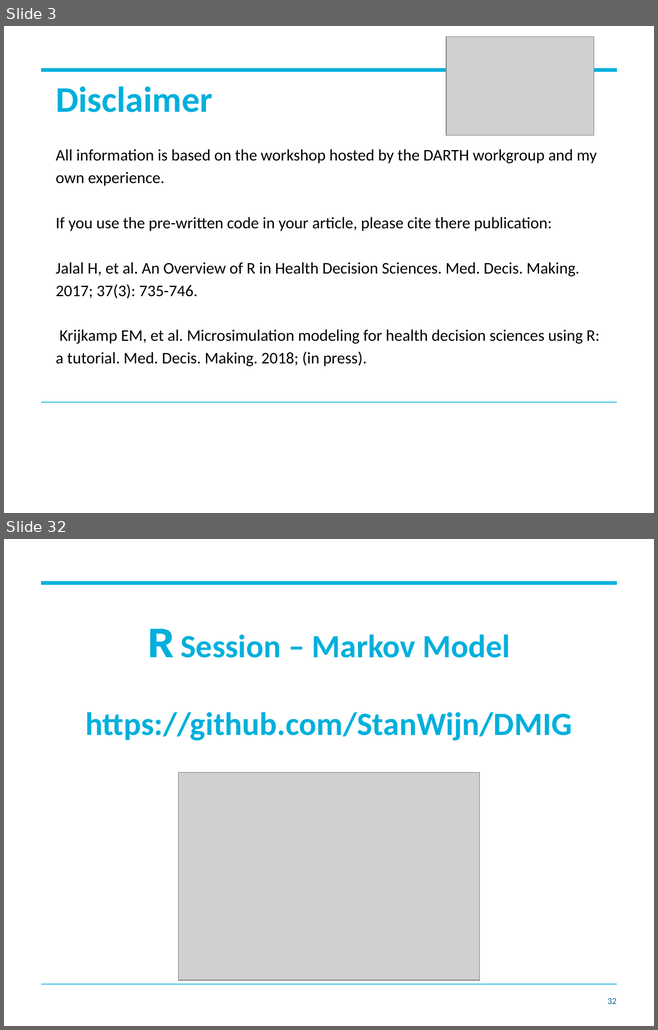
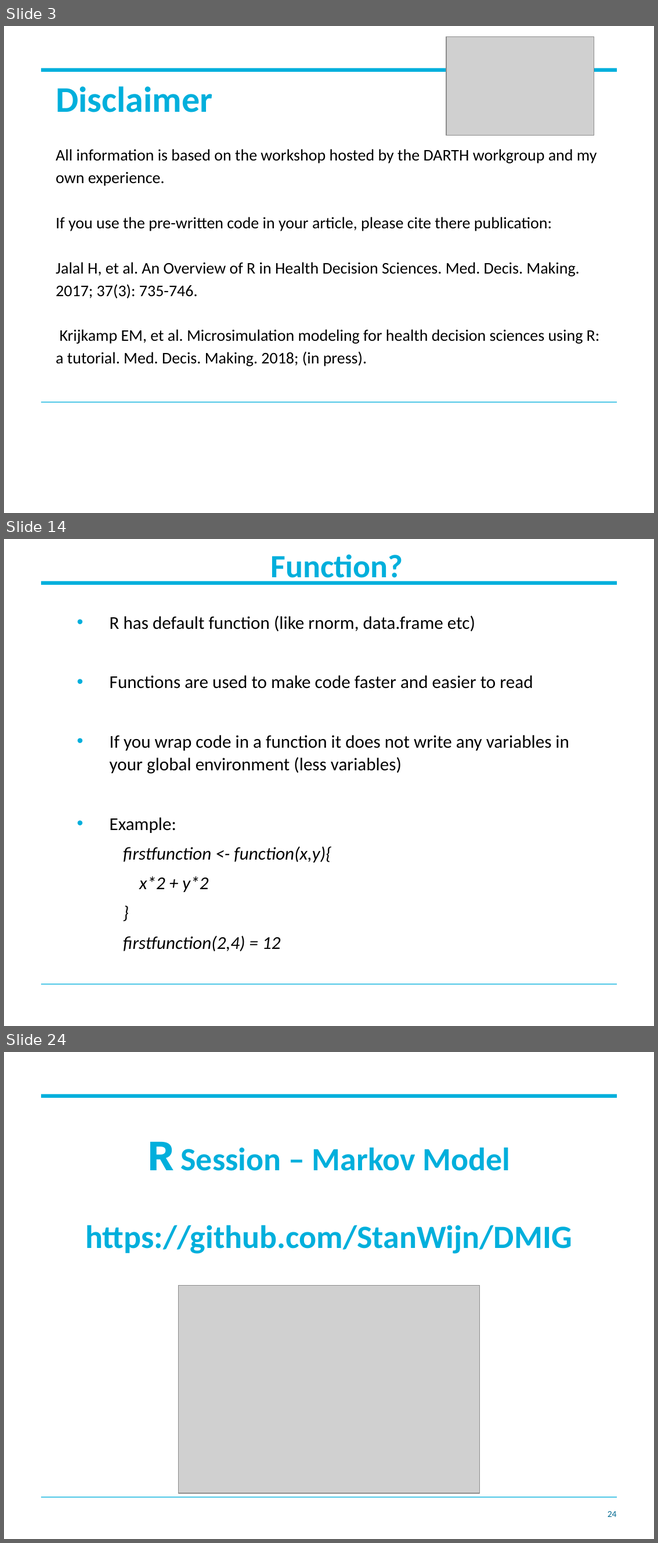
Before and after one commit to StanWijn/DMIG, a slide deck: R software in decision modelling - Part 2.pptx. Shown one above the other, each under a label of ours: slides 3 and 32 before the commit, slides 3, 14 and 24 after it; the slides between them are not shown. The pictures are 658x1030 and 658x1543 pixels, drawn with LibreOffice and Linux fonts; fonts in the diff are those of the drawing; grey boxes stand for pictures; background and template pictures are left out. Boxes give left, top, right and bottom in pixels: in the first picture for what was removed or moved away, otherwise in the second. Text is boxed around its words. In the diff, an @@ line names an element or a change of style, - is before the commit and + after.

```diff
--- a/R software in decision modelling - Part 2.pptx
+++ b/R software in decision modelling - Part 2.pptx
@@ slide 14 added at <box>4,539,654,1026</box>, background #FFFFFF; not listed: 2 template elements that a slide beside it also shows @@
@@ title added at <box>270,554,402,585</box>, 36 pt, text #00AFDC, bold @@
+Function?
@@ text added at <box>110,616,568,892</box>, 20 pt, text #000000 @@
+• R has default function (like rnorm, data.frame etc)
+• Functions are used to make code faster and easier to read
+• If you wrap code in a function it does not write any variables in your global environment (less variables)
+• Example:
+    firstfunction <- function(x,y){
+    x*2 + y*2
+    }
+    firstfunction(2,4) = 12
@@ what was slide 32 is now slide 24 @@
@@ page number at <box>607,1511,616,1517</box>: text changed @@
-32
+24
```
Also in this commit, not shown: 7 slides changed, 14 other slides added, 26 slides removed, 4 other files.
